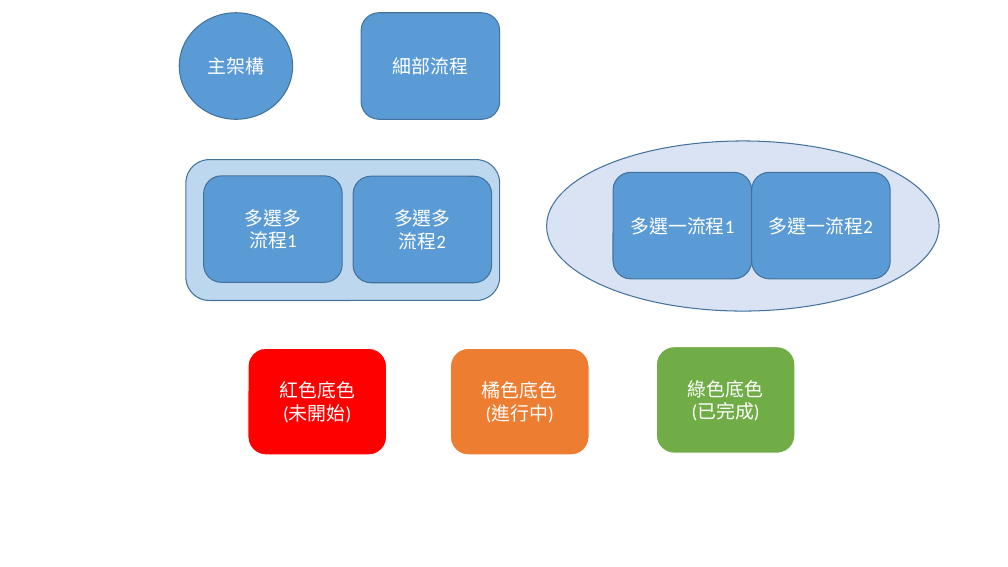
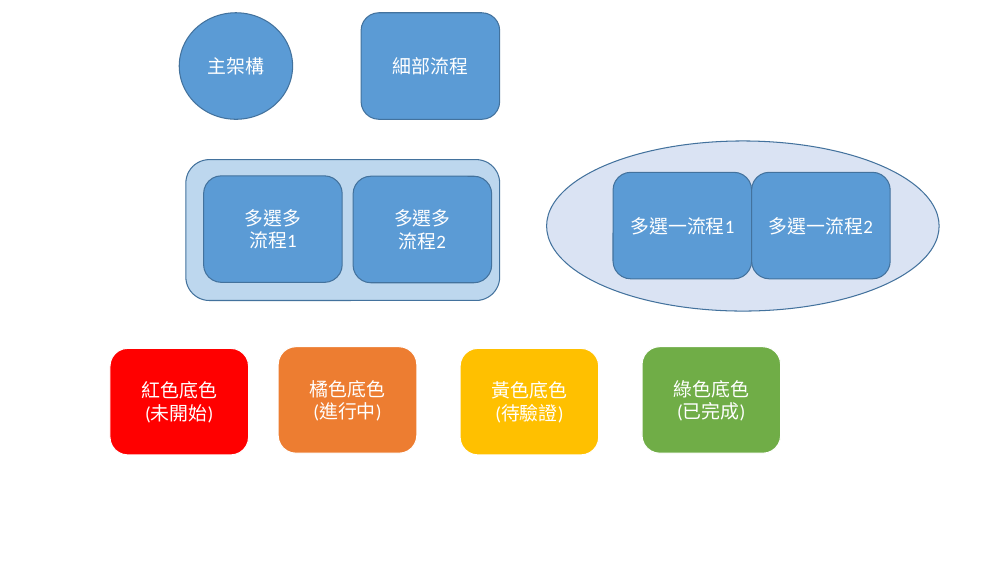
Before and after one commit to mskhrk/nttu_smartCar, a slide deck: slide 9 of document/運作流程圖.pptx (slide 6 before the commit). Drawn at 1008x567 pixels with LibreOffice and Linux fonts; fonts in the diff are those of the drawing. Boxes give left, top, right and bottom in pixels: in the first picture for what was removed or moved away, otherwise in the second. Text is boxed around its words. In the diff, an @@ line names an element or a change of style, - is before the commit and + after.

```diff
--- a/document/運作流程圖.pptx
+++ b/document/運作流程圖.pptx
@@ rounded rectangle "紅色底色": place and size @@
-rounded rectangle "紅色底色" at (248, 349, 386, 455)
+rounded rectangle "紅色底色" at (110, 349, 248, 455)
@@ rounded rectangle added at (278, 347, 417, 454), fill #ED7D31, outline #FFFFFF 1 pt, 18 pt, text #FFFFFF @@
+橘色底色
+(進行中)
@@ rounded rectangle "黃色底色": place and size @@
-rounded rectangle "黃色底色" at (451, 349, 589, 455)
+rounded rectangle "黃色底色" at (461, 349, 599, 455)
@@ rounded rectangle "黃色底色" at (461, 349, 599, 455): fill #ED7D31 to #FFC000 @@
@@ rounded rectangle "綠色底色": place and size @@
-rounded rectangle "綠色底色" at (656, 347, 795, 454)
+rounded rectangle "綠色底色" at (642, 347, 780, 454)
@@ text in rounded rectangle at (492, 381, 568, 423): text changed @@
-橘色底色
-(進行中)
+黃色底色
+(待驗證)
```
Also in this commit, not shown: 9 other slides changed, 4 slides added, 2 slides removed, 3 other files.
